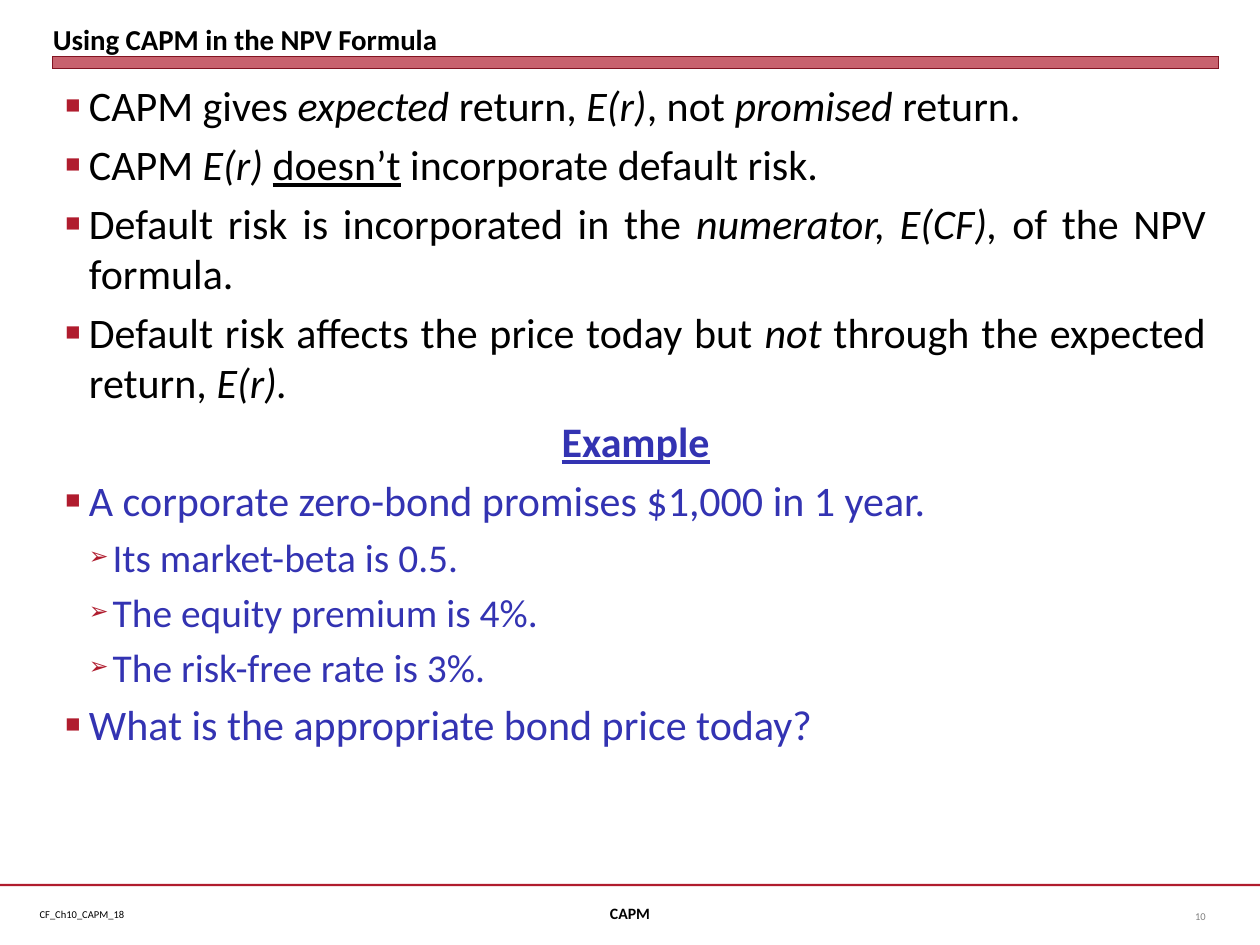
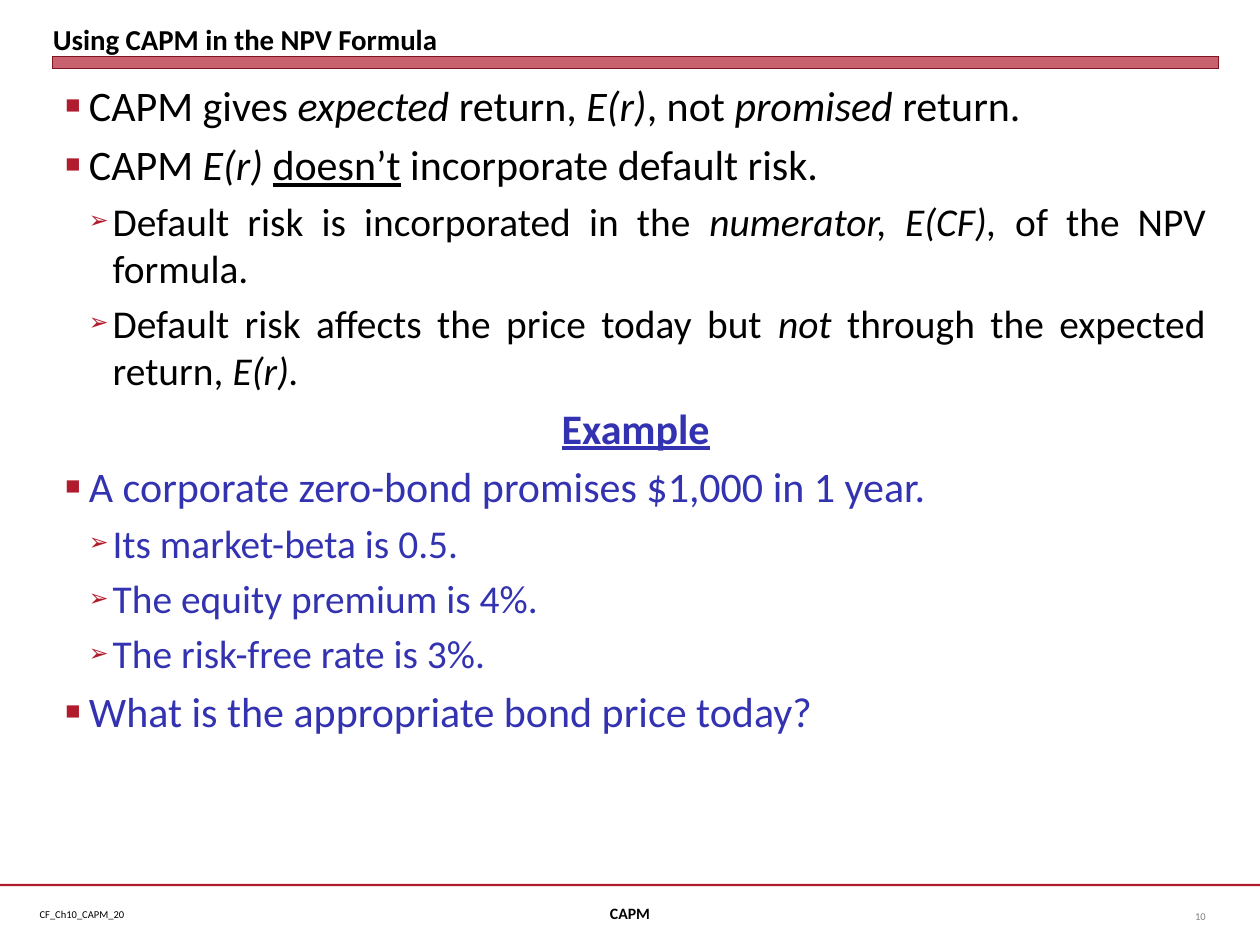
Before and after one commit to jmc877/Corporate-Finance, a slide deck: slide 10 of slides/CF_Ch10_CAPM_20.pptx. Drawn at 1260x945 pixels with LibreOffice and Linux fonts; fonts in the diff are those of the drawing. Boxes give left, top, right and bottom in pixels: in the first picture for what was removed or moved away, otherwise in the second. Text is boxed around its words. In the diff, an @@ line names an element or a change of style, - is before the commit and + after.

```diff
--- a/slides/CF_Ch10_CAPM_20.pptx
+++ b/slides/CF_Ch10_CAPM_20.pptx
@@ text at [113, 207, 1206, 391]: size 24 to 22.5 pt in "Default risk is incorporated in the numerator, ...", "Default risk affects the price today but ..."; bullet ■ to ➢; list level 1 to 2 in "Default risk is incorporated in ..."; list level 1 to 2 in "Default risk affects the price ..." @@
@@ text at [40, 911, 125, 920]: text changed @@
-CF_Ch10_CAPM_18
+CF_Ch10_CAPM_20
```
Also in this commit, not shown: 34 other slides changed, 1 slide added, 3 slides removed.
